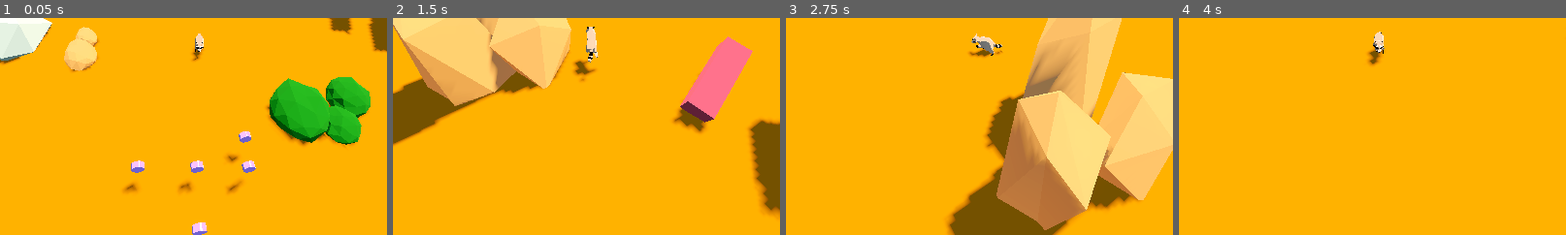
Above: before the commit, frames 1-4 (left to right).
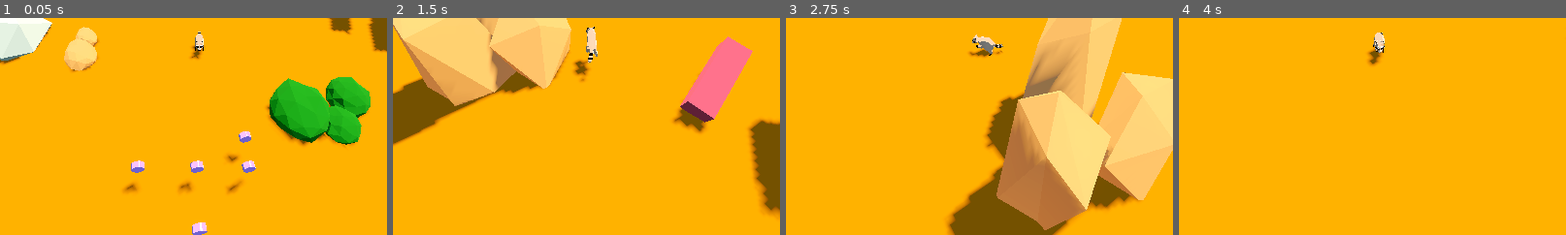
Above: after the commit, the same moments.

Repository: DeepRestGames/EcoDungeon
Game: Godot game, scene res://scenes/PrototypeScene_Weapons_01.tscn
Two runs of this game, one before a commit and one after it. Both use one fixed random seed, a clock stepped at 60 frames per second and the inputs below. A sky picture missing from this copy of the repository is replaced by a grey-blue gradient.
Inputs (mouse positions are % of the whole screen's width and height, from its top left):
- Up to frame 1 (0.05 s): no input
- Up to frame 2 (1.5 s): tap Enter at 0.5 s; move the mouse to (45, 70) at 0.52 s; hold W (move_up) from 0.53 s (still down); tap Space (spacebar) at 0.6 s; move the mouse to (80, 65) at 1.27 s; tap Mouse wheel up (zoom_in) at 1.35 s
- Up to frame 3 (2.75 s): move the mouse to (20, 35) at 2.02 s; release W (move_up) at 2.03 s; hold A (move_left) from 2.03 s (still down); hold Mouse wheel down (zoom_out) from 2.03 s (still down)
- Up to frame 4 (4 s): move the mouse to (55, 50) at 2.77 s; release Mouse wheel down (zoom_out) at 2.78 s; tap Space (spacebar) at 2.85 s; move the mouse to (35, 25) at 3.52 s; release A (move_left) at 3.53 s; hold S (move_down) from 3.53 s (still down); hold Mouse wheel up (zoom_in) from 3.53 s (still down)
The pictures show only the part of the screen within x 24-74%, y 42-92%; the shares and areas given below are measured in that part.

The runs differ from the first frame. In frame 1, 0.1% of the frame differs, in the area x 49-53%, y 6-20%; in frame 2, 0.1%, in the area x 48-54%, y 4-26%; in frame 3, less than 0.1%; in frame 4, 0.1%.

Commit message:
changes to player
- deleted placeholder capsule mesh
- set preview animation to idle instead of run
- changed layer mask 4 = off
---> The player does not collide with layer 4 "Obstacles" but topples them instead

Diff:
--- a/scenes/player/Player.tscn
+++ b/scenes/player/Player.tscn
@@ -587,7 +587,6 @@
 animation = &"Walk"
 
 [sub_resource type="AnimationNodeBlendTree" id="AnimationNodeBlendTree_iup1y"]
-graph_offset = Vector2(-413, -59)
 nodes/Idle/node = SubResource("AnimationNodeAnimation_qh3cp")
 nodes/Idle/position = Vector2(-40, 26.6667)
 nodes/Idle2Walk/node = SubResource("AnimationNodeBlend2_b4rwt")
@@ -601,24 +600,9 @@
 radius = 0.389712
 height = 1.07193
 
-[sub_resource type="ORMMaterial3D" id="ORMMaterial3D_ltja3"]
-transparency = 4
-albedo_color = Color(0.0588235, 0.298039, 0.403922, 1)
-
-[sub_resource type="StandardMaterial3D" id="StandardMaterial3D_4lcei"]
-render_priority = -1
-next_pass = SubResource("ORMMaterial3D_ltja3")
-transparency = 1
-no_depth_test = true
-shading_mode = 0
-albedo_color = Color(0.443137, 0.0156863, 0.117647, 1)
-
-[sub_resource type="CapsuleMesh" id="CapsuleMesh_m2k26"]
-material = SubResource("StandardMaterial3D_4lcei")
-
 [node name="Player" type="CharacterBody3D"]
 collision_layer = 2
-collision_mask = 13
+collision_mask = 5
 script = ExtResource("1_pk6wu")
 
 [node name="PlayerExperience" type="Node3D" parent="."]
@@ -650,43 +634,45 @@
 transform = Transform3D(0.3, 0, 0, 0, 0.3, 0, 0, 0, 0.3, 0, 0, 0)
 
 [node name="Skeleton3D" parent="PlayerModel/Racoon_0_0_8/RacoonBones" index="0"]
-bones/0/position = Vector3(-0.0207744, 0.723567, -0.731976)
-bones/1/position = Vector3(-1.75784e-08, -0.0311907, 0.0245765)
-bones/1/rotation = Quaternion(0.987193, -0.0206717, -0.00819182, 0.157975)
-bones/2/rotation = Quaternion(0.160592, -0.00481663, 0.0122477, 0.986933)
-bones/3/rotation = Quaternion(0.0969553, -0.010976, 0.0943322, 0.990748)
-bones/4/rotation = Quaternion(-0.249827, -2.09165e-06, -1.09421e-06, 0.968291)
-bones/5/rotation = Quaternion(-0.0223919, 3.32699e-06, 3.00433e-07, 0.999749)
-bones/5/scale = Vector3(1, 1, 1)
-bones/6/rotation = Quaternion(0.209377, -1.51538e-06, 3.24478e-07, 0.977835)
-bones/6/scale = Vector3(1, 1, 1)
-bones/7/rotation = Quaternion(0.139156, -0.0045886, 0.0218612, 0.990018)
-bones/7/scale = Vector3(1, 1, 1)
-bones/8/rotation = Quaternion(0.0465999, -0.0105843, 0.0268319, 0.998497)
-bones/8/scale = Vector3(1, 1, 1)
-bones/9/rotation = Quaternion(0.374186, -0.0149688, -0.0352617, 0.926562)
-bones/10/position = Vector3(0.19494, 0.178813, 0.180871)
-bones/10/rotation = Quaternion(0.544905, 0.0656204, 0.0875024, 0.831334)
-bones/11/rotation = Quaternion(-0.21824, -0.100021, 0.108198, 0.964707)
-bones/12/rotation = Quaternion(-0.354191, 0.0409427, -0.00316586, 0.934271)
-bones/14/position = Vector3(-0.19494, 0.178813, 0.180871)
-bones/14/rotation = Quaternion(0.527721, -0.0512031, -0.113221, 0.84028)
-bones/15/rotation = Quaternion(-0.192406, 0.0966096, -0.110605, 0.970265)
-bones/16/rotation = Quaternion(-0.327877, -0.0415835, 0.00284337, 0.943801)
-bones/18/position = Vector3(-0.1249, 0.300034, 0.0402246)
-bones/18/rotation = Quaternion(0.580801, -0.0973106, 0.117629, 0.799603)
-bones/19/rotation = Quaternion(0.786523, -0.126235, -0.0486113, 0.602564)
-bones/20/rotation = Quaternion(-0.22852, 0.0404407, -0.0334524, 0.972123)
-bones/21/rotation = Quaternion(-0.0375974, 0.977998, -0.203999, -0.0221717)
-bones/22/position = Vector3(0.1249, 0.25637, 0.0305232)
-bones/22/rotation = Quaternion(0.500233, 0.0715498, -0.0955038, 0.857629)
-bones/23/rotation = Quaternion(0.34155, 0.129108, 0.0141463, 0.930846)
-bones/24/rotation = Quaternion(-0.487071, -0.09798, 0.0327283, 0.867232)
-bones/25/rotation = Quaternion(0.0243564, 0.969268, -0.240295, 0.0467473)
-bones/26/position = Vector3(-0.297218, 0.256894, -0.680656)
-bones/27/position = Vector3(0.0452558, 0.639505, 0.548614)
-bones/28/position = Vector3(0.295574, 0.0644745, -0.102535)
-bones/29/position = Vector3(-0.0444905, 0.638634, 0.548614)
+bones/0/position = Vector3(-2.04345e-08, 0.701478, -0.932642)
+bones/1/position = Vector3(-5.60385e-09, -0.027471, 0.00783482)
+bones/1/rotation = Quaternion(0.99874, 1.79454e-08, 3.57177e-07, -0.0501789)
+bones/2/rotation = Quaternion(0.170311, 8.64193e-14, -4.8013e-16, 0.98539)
+bones/3/rotation = Quaternion(0.127405, -4.04327e-18, -1.14866e-18, 0.991851)
+bones/4/rotation = Quaternion(-0.323651, -2.03029e-06, 4.62992e-07, 0.946177)
+bones/5/rotation = Quaternion(0.0340821, 3.33595e-06, -8.12599e-09, 0.999419)
+bones/5/scale = Vector3(1.03015, 1.03015, 1.03015)
+bones/6/rotation = Quaternion(0.184786, -1.52305e-06, 2.86369e-07, 0.982779)
+bones/6/scale = Vector3(0.955865, 0.955865, 0.955865)
+bones/7/rotation = Quaternion(0.406196, 2.17022e-07, 1.02841e-07, 0.913786)
+bones/7/scale = Vector3(0.98674, 0.98674, 0.98674)
+bones/8/rotation = Quaternion(-0.198202, 1.28531e-06, -3.54417e-07, 0.980161)
+bones/8/scale = Vector3(1.03397, 1.03397, 1.03397)
+bones/9/rotation = Quaternion(0.290628, -1.25143e-06, 5.07739e-07, 0.956836)
+bones/10/position = Vector3(0.19494, 0.330291, 0.211063)
+bones/10/rotation = Quaternion(0.742565, 0.0742104, 0.102716, 0.657678)
+bones/11/rotation = Quaternion(-0.316427, -0.0712198, 0.175524, 0.929512)
+bones/12/rotation = Quaternion(-0.500948, 0.0498618, 0.0231356, 0.86373)
+bones/14/position = Vector3(-0.19494, 0.330291, 0.211063)
+bones/14/rotation = Quaternion(0.742565, -0.0742104, -0.102716, 0.657678)
+bones/15/rotation = Quaternion(-0.316427, 0.0712198, -0.175524, 0.929512)
+bones/16/rotation = Quaternion(-0.500948, -0.0498618, -0.0231356, 0.86373)
+bones/18/position = Vector3(-0.1249, 0.25637, 0.0305231)
+bones/18/rotation = Quaternion(0.49851, -0.07149, 0.0964943, 0.858525)
+bones/19/rotation = Quaternion(0.479712, -0.125608, -0.0331988, 0.867754)
+bones/20/rotation = Quaternion(-0.566563, 0.0863686, -0.048049, 0.81807)
+bones/21/rotation = Quaternion(-0.03186, 0.948841, -0.311251, -0.0425197)
+bones/22/position = Vector3(0.1249, 0.256369, 0.0305232)
+bones/22/rotation = Quaternion(0.49851, 0.0714895, -0.096494, 0.858525)
+bones/23/rotation = Quaternion(0.479712, 0.125608, 0.0331988, 0.867754)
+bones/24/rotation = Quaternion(-0.566563, -0.0863686, 0.048049, 0.81807)
+bones/25/rotation = Quaternion(0.03186, 0.948841, -0.311251, 0.0425197)
+bones/26/position = Vector3(-0.295574, 0.0394324, -0.4138)
+bones/27/position = Vector3(0.0419372, 0.610288, 0.309173)
+bones/27/scale = Vector3(0.220631, 1, 0.996205)
+bones/28/position = Vector3(0.295574, 0.0394324, -0.4138)
+bones/29/position = Vector3(-0.0419372, 0.610288, 0.309173)
+bones/29/scale = Vector3(0.220631, 1, 0.996205)
 
 [node name="AnimationTree" type="AnimationTree" parent="PlayerModel"]
 root_node = NodePath("../Racoon_0_0_8")
@@ -695,15 +681,11 @@
 }
 tree_root = SubResource("AnimationNodeBlendTree_iup1y")
 anim_player = NodePath("../Racoon_0_0_8/AnimationPlayer")
-parameters/Idle2Walk/blend_amount = 1.0
+parameters/Idle2Walk/blend_amount = 0.0
 
 [node name="CollisionShape3D" type="CollisionShape3D" parent="."]
 transform = Transform3D(1, 0, 0, 0, 1, 0, 0, 0, 1, 0, 0.535675, -0.0710328)
 shape = SubResource("CapsuleShape3D_forhr")
-
-[node name="MeshInstance3D" type="MeshInstance3D" parent="CollisionShape3D"]
-visible = false
-mesh = SubResource("CapsuleMesh_m2k26")
 
 [node name="Camera3D" type="Camera3D" parent="."]
 transform = Transform3D(1, 0, 0, 0, 0.707107, 0.707107, 0, -0.707107, 0.707107, 0, 10, 10)
Not shown: 1 places in scenes/player/Player.tscn that only renumber resources
